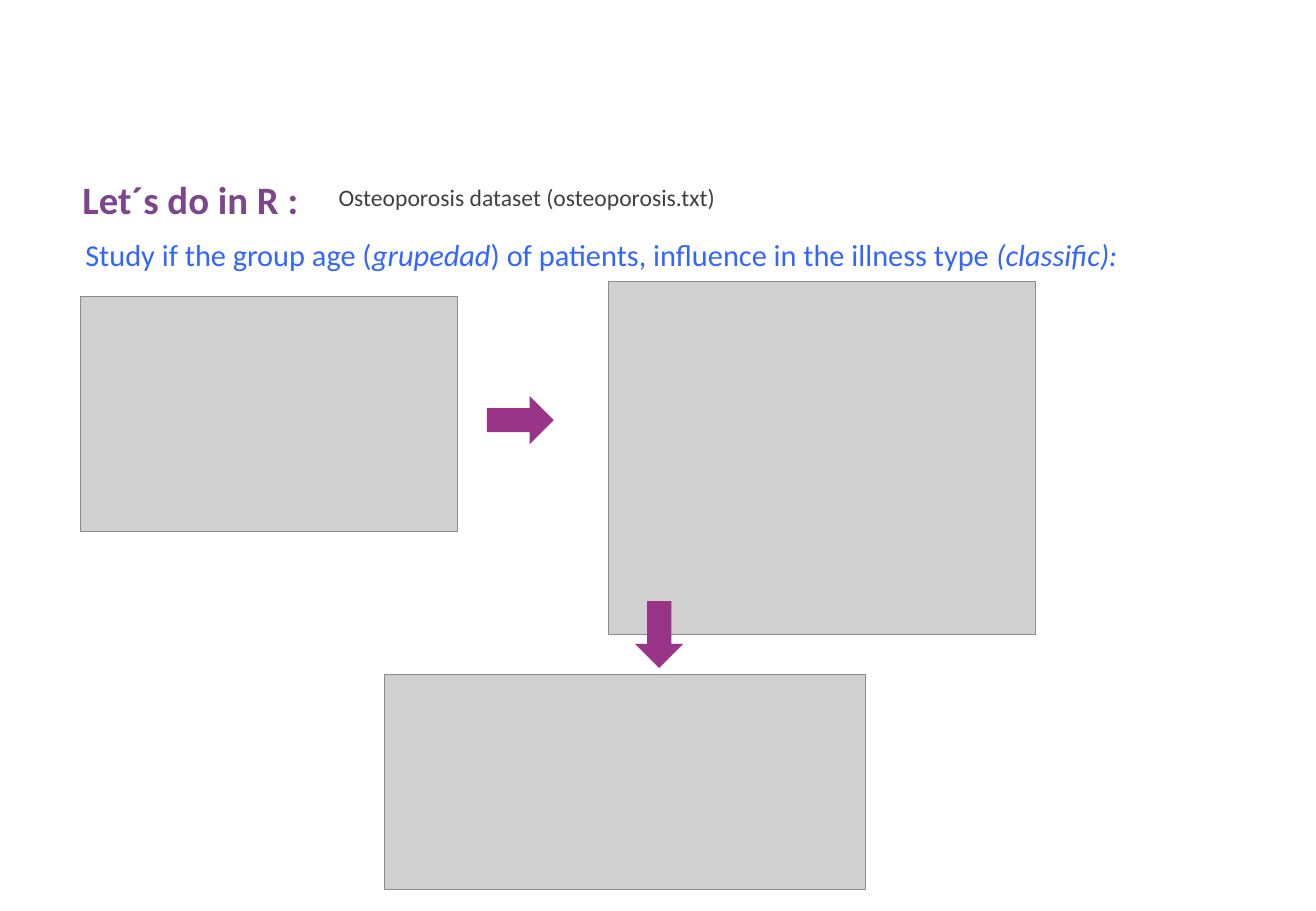
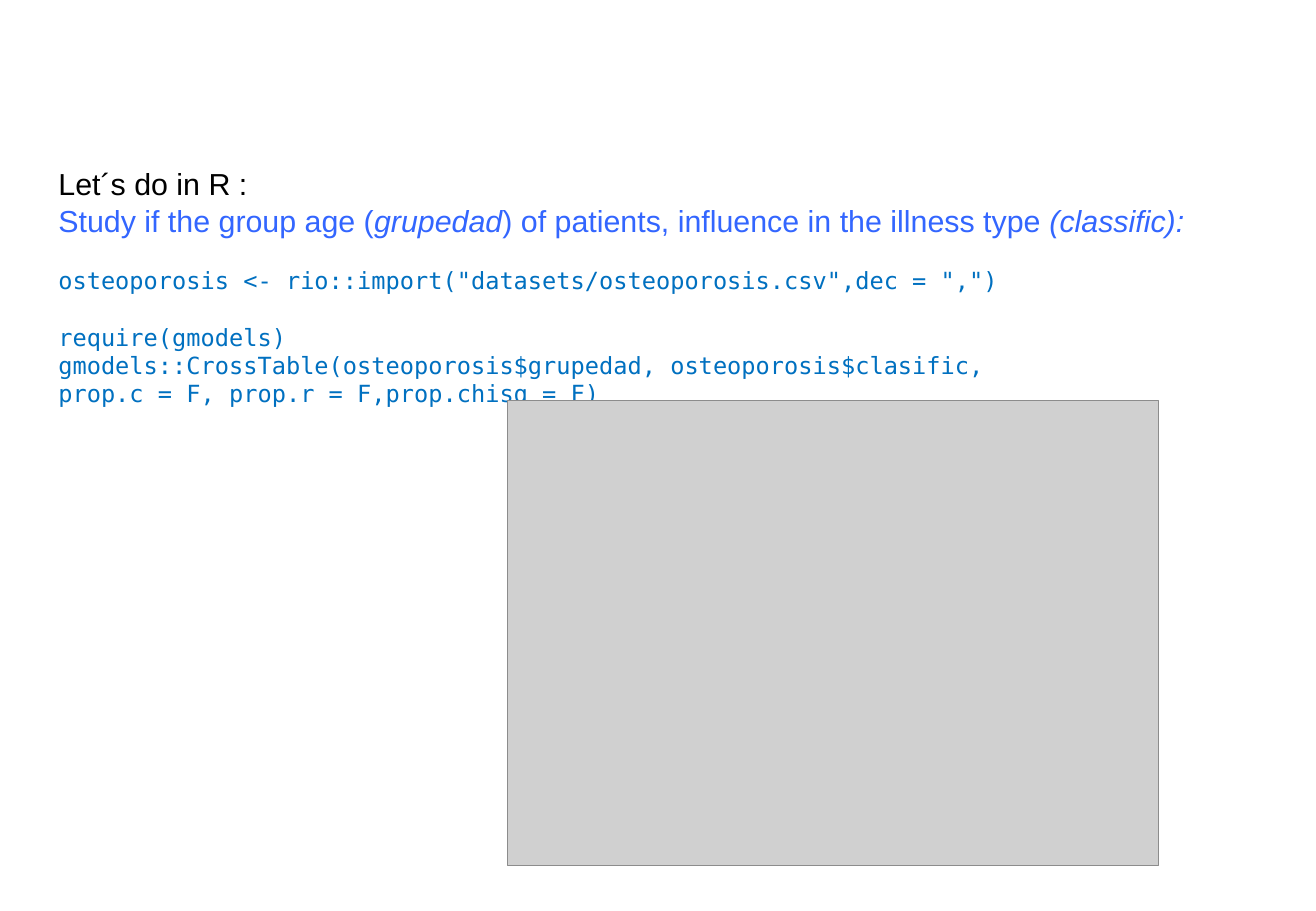
Before and after one commit to uebvhir/Course2020_Statistical-Analysis-with-R, a slide deck: slide 32 of Slides/StatisticsWithR-3-Exploratory_Analysis_II_And_Graphics.pptx (slide 33 before the commit). Drawn at 1316x911 pixels with LibreOffice and Linux fonts; fonts in the diff are those of the drawing; grey boxes stand for pictures; background and template pictures are left out. Boxes give left, top, right and bottom in pixels: in the first picture for what was removed or moved away, otherwise in the second. Text is boxed around its words. In the diff, an @@ line names an element or a change of style, - is before the commit and + after.

```diff
--- a/Slides/StatisticsWithR-3-Exploratory_Analysis_II_And_Graphics.pptx
+++ b/Slides/StatisticsWithR-3-Exploratory_Analysis_II_And_Graphics.pptx
@@ text "Let´s do in R :": place and size @@
-text "Let´s do in R :" at (85, 244, 1117, 272)
+text "Let´s do in R :" at (58, 172, 1184, 238)
@@ text at (58, 172, 231, 196): paragraph added @@
+Let´s do in R :
@@ text removed at (82, 187, 279, 215) @@
-Let´s do in R :
@@ text removed at (339, 189, 714, 210) @@
-Osteoporosis dataset (osteoporosis.txt)
@@ text at (58, 210, 1184, 238): font Calibri to Arial in "Study if the group age (grupedad) of ..."; indent changed; less space between paragraphs @@
@@ text added at (58, 271, 983, 408), 14 pt, text #0070C0 @@
+osteoporosis <- rio::import("datasets/osteoporosis.csv",dec = ",")
+require(gmodels)
+gmodels::CrossTable(osteoporosis$grupedad, osteoporosis$clasific, prop.c = F, prop.r = F,prop.chisq = F)
@@ picture removed at (80, 296, 457, 531) @@
@@ picture removed at (609, 282, 1037, 636) @@
@@ right arrow removed at (487, 396, 554, 445) @@
@@ picture added at (508, 401, 1159, 866) @@
@@ right arrow removed at (635, 602, 684, 669) @@
@@ picture removed at (385, 676, 866, 891) @@
```
Also in this commit, not shown: 3 other slides changed, 6 slides removed, 1 other file.
